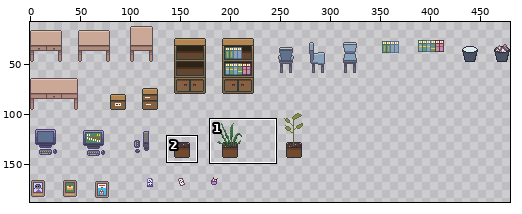
Sprite sheet, stored at Assets/Resources/Art/Tiles/Office/Decorations/Office Objects.png. The picture above shows the old version from afar; the outline marks the close-up.
Close-up. Before the commit:
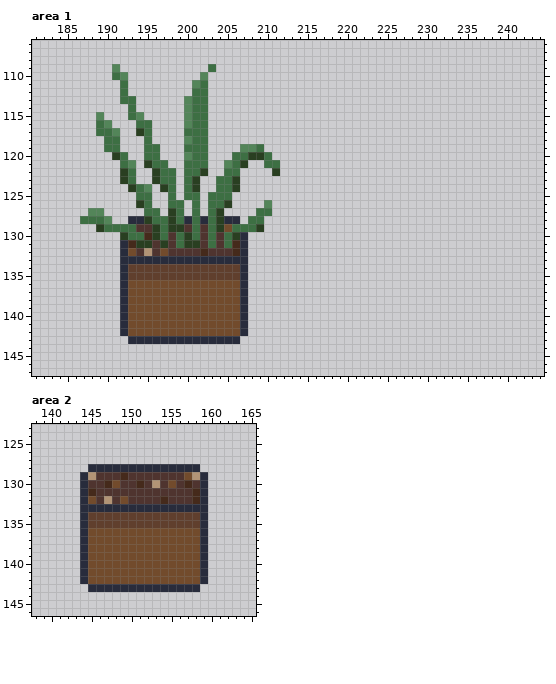
The file is 480x192 pixels. Colours within 5 levels of each other are drawn and written as one. Shown: area 1: x 181..244, y 106..147; area 2: x 138..165, y 123..146. The wide view leaves out empty margins. The commit also changed other parts of the picture, which this record leaves out.
After:
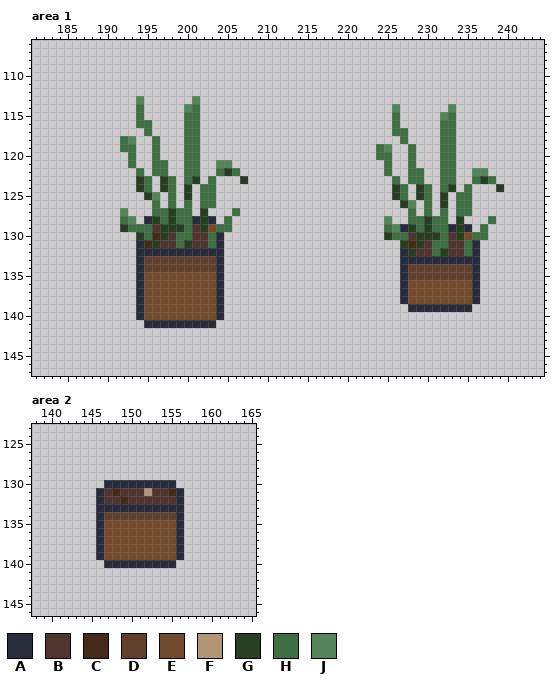
Palette (. is transparent): A #282c3c  B #4f342f  C #452a1b  D #603f2d  E #724b2c  F #b29476  G #293f21  H #3d6f43  J #538559
Difference:
--- area 1
@@ x 181..244 @@
 108 ................................................................
-109 ..........J...........H.........................................
-110 ..........HJ.........J..........................................
-111 ...........H........JH..........................................
-112 ...........H........HH..........................................
-113 ...........HH......JHH..........................................
-114 ............H......JHH..........................................
-115 ........J...HJ.....JHH..........................................
-116 ........HJ...HH....JHH..........................................
-117 ........HHJ..GH....HHH..........................................
-118 .........HH...H....JHH..........................................
-119 .........HH...HH...HHH....JJH...................................
-120 ..........GH..HH...JHH...HHGGH..................................
-121 ...........HJ.GHH..HHH..JHG..HH.................................
-122 ...........GH..GHH.HHG..HH....G.................................
-123 ...........GH..GHH.HG..HHG......................................
-124 ............GHJ.GH.HG..HHG......................................
-125 .............HH..H.HH.HHH.......................................
-126 .............GH..HH.H.HHG....J..................................
-127 .......JJ.....HH.GH.H.HG....HH..................................
-128 ......HHHJ..AAGHHGHAHAHGAA.HH...................................
-129 ........GHHHHBBGHGGBHBHGEHHHG...................................
-130 ...........GHHCGHBHGHBHBHGA.....................................
-131 ...........ACGGBGBHGGBHBHCA.....................................
-132 ...........AEBFBEBBBBCBBBCA.....................................
-133 ...........AAAAAAAAAAAAAAAA.....................................
-134 ...........ADDDDDDDDDDDDDDA.....................................
-135 ...........ADDDDDDDDDDDDDDA.....................................
-136 ...........AEEEEEEEEEEEEEEA.....................................
-137 ...........AEEEEEEEEEEEEEEA.....................................
-138 ...........AEEEEEEEEEEEEEEA.....................................
-139 ...........AEEEEEEEEEEEEEEA.....................................
-140 ...........AEEEEEEEEEEEEEEA.....................................
-141 ...........AEEEEEEEEEEEEEEA.....................................
-142 ...........AEEEEEEEEEEEEEEA.....................................
-143 ............AAAAAAAAAAAAAA......................................
+109 ................................................................
+110 ................................................................
+111 ................................................................
+112 ................................................................
+113 .............J......J...........................................
+114 .............H.....JH........................J......J...........
+115 .............H.....HH........................H.....JH...........
+116 .............HH....HH........................H.....HH...........
+117 ..............H....HH........................HH....HH...........
+118 ...........HJ..H...HH.........................H....HH...........
+119 ...........HH..H...HH......................HJ..H...HH...........
+120 ............H..H...HH......................HH..H...HH...........
+121 ............H..HH..HH..JJ...................H..H...HH...........
+122 .............H.HH..HH..HGH..................H..HH..HH..JJ.......
+123 .............GH.GH.HG.H...G..................H.HH..HH..HGH......
+124 .............GH.GH.G.HH......................GH.GH.HG.H...G.....
+125 ..............GJ.H.G.HH......................GH.GH.G.HH.........
+126 ...............H.H.H.HH.......................GJ.H.G.HH.........
+127 ...........J...HHGHH.G...H.....................H.H.H.HH.........
+128 ...........HJ.AGHGHHAGA.H...................J..HHGHH.G...H......
+129 ...........GHHHBGGGHBGEHH...................HJAGHGHHAGA.H.......
+130 .............GHCGBHHBBHA....................GHHBGGGHBGEHH.......
+131 .............ACGBBHGBBHA......................GCGBHHBBHA........
+132 .............AAAAAAAAAAA......................AGBBHGBBHA........
+133 .............ADDDDDDDDDA......................AAAAAAAAAA........
+134 .............ADDDDDDDDDA......................ADDDDDDDDA........
+135 .............AEEEEEEEEEA......................ADDDDDDDDA........
+136 .............AEEEEEEEEEA......................AEEEEEEEEA........
+137 .............AEEEEEEEEEA......................AEEEEEEEEA........
+138 .............AEEEEEEEEEA......................AEEEEEEEEA........
+139 .............AEEEEEEEEEA.......................AAAAAAAA.........
+140 .............AEEEEEEEEEA........................................
+141 ..............AAAAAAAAA.........................................
+142 ................................................................
+143 ................................................................
 144 ................................................................
--- area 2
@@ x 138..165 @@
 127 ............................
-128 .......AAAAAAAAAAAAAA.......
-129 ......AFBBBCBBBBBBBEFA......
-130 ......ABBCEBBCBFBEBCBA......
-131 ......ACBBBBBBBBBBBBCA......
-132 ......AEBFBEBBBBCBBBCA......
-133 ......AAAAAAAAAAAAAAAA......
-134 ......ADDDDDDDDDDDDDDA......
-135 ......ADDDDDDDDDDDDDDA......
-136 ......AEEEEEEEEEEEEEEA......
-137 ......AEEEEEEEEEEEEEEA......
-138 ......AEEEEEEEEEEEEEEA......
-139 ......AEEEEEEEEEEEEEEA......
-140 ......AEEEEEEEEEEEEEEA......
-141 ......AEEEEEEEEEEEEEEA......
-142 ......AEEEEEEEEEEEEEEA......
-143 .......AAAAAAAAAAAAAA.......
+128 ............................
+129 ............................
+130 .........AAAAAAAAA..........
+131 ........ABCBBBFBBCA.........
+132 ........ABBCBBBBBBA.........
+133 ........AAAAAAAAAAA.........
+134 ........ADDDDDDDDDA.........
+135 ........AEEEEEEEEEA.........
+136 ........AEEEEEEEEEA.........
+137 ........AEEEEEEEEEA.........
+138 ........AEEEEEEEEEA.........
+139 ........AEEEEEEEEEA.........
+140 .........AAAAAAAAA..........
+141 ............................
+142 ............................
+143 ............................
 144 ............................
Pixel boxes of the changes (left, top, right, bottom) in both close-ups:
changed: (80, 64, 280, 344)
added: (376, 104, 504, 312)
changed: (80, 464, 208, 592)
